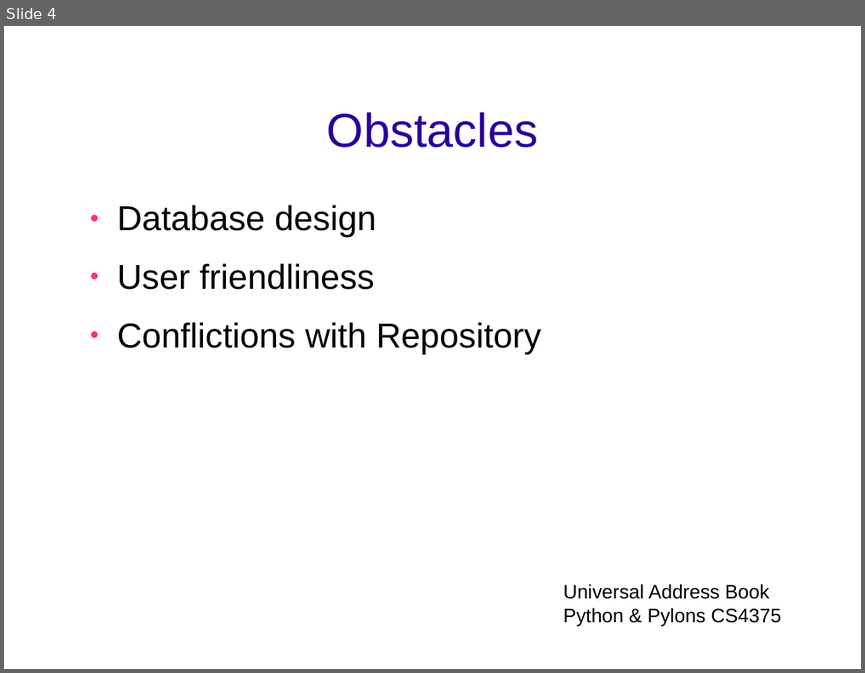
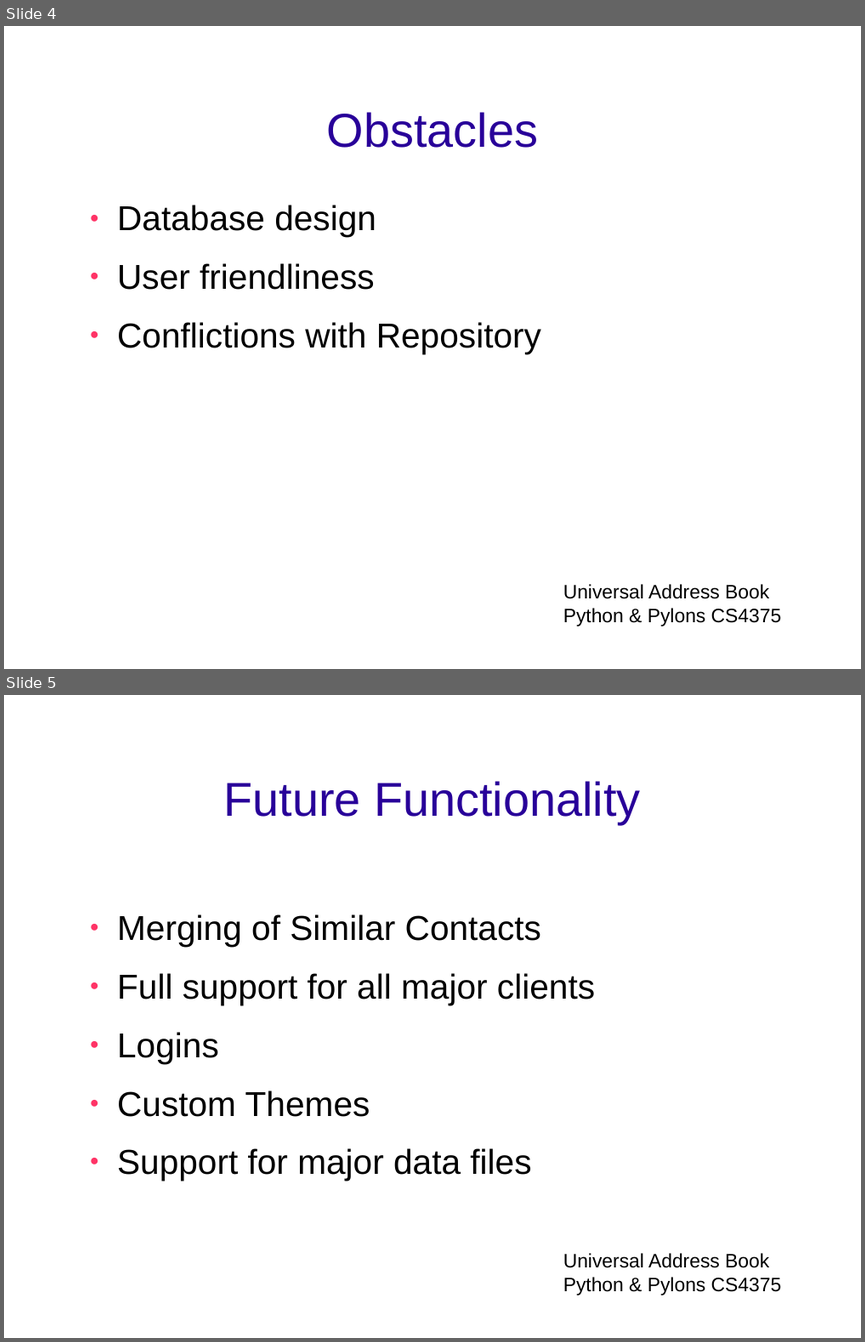
Before and after one commit to tdyhacker/pythonexploration, a slide deck: compeggirl/UnivAddBook Judge Presentation.ppt. Shown one above the other, each under a label of ours: slide 4 before the commit, slides 4 and 5 after it. The pictures are 865x673 and 865x1342 pixels, drawn with LibreOffice and Linux fonts; fonts in the diff are those of the drawing; background and template pictures are left out. Boxes give left, top, right and bottom in pixels: in the first picture for what was removed or moved away, otherwise in the second. Text is boxed around its words. In the diff, an @@ line names an element or a change of style, - is before the commit and + after.

```diff
--- a/compeggirl/UnivAddBook Judge Presentation.ppt
+++ b/compeggirl/UnivAddBook Judge Presentation.ppt
@@ slide 5 added at box(4, 695, 861, 1338), background picture (left out) @@
@@ title added at box(223, 781, 640, 823), 44 pt, text #280099 @@
+Future Functionality
@@ text added at box(117, 914, 595, 1180), 32 pt, text #000000 @@
+● Merging of Similar Contacts
+● Full support for all major clients
+● Logins
+● Custom Themes
+● Support for major data files
@@ text added at box(563, 1253, 782, 1295), 18 pt, text #000000 @@
+Universal Address Book
+Python & Pylons CS4375
```
Also in this commit, not shown: 3 slides changed.
